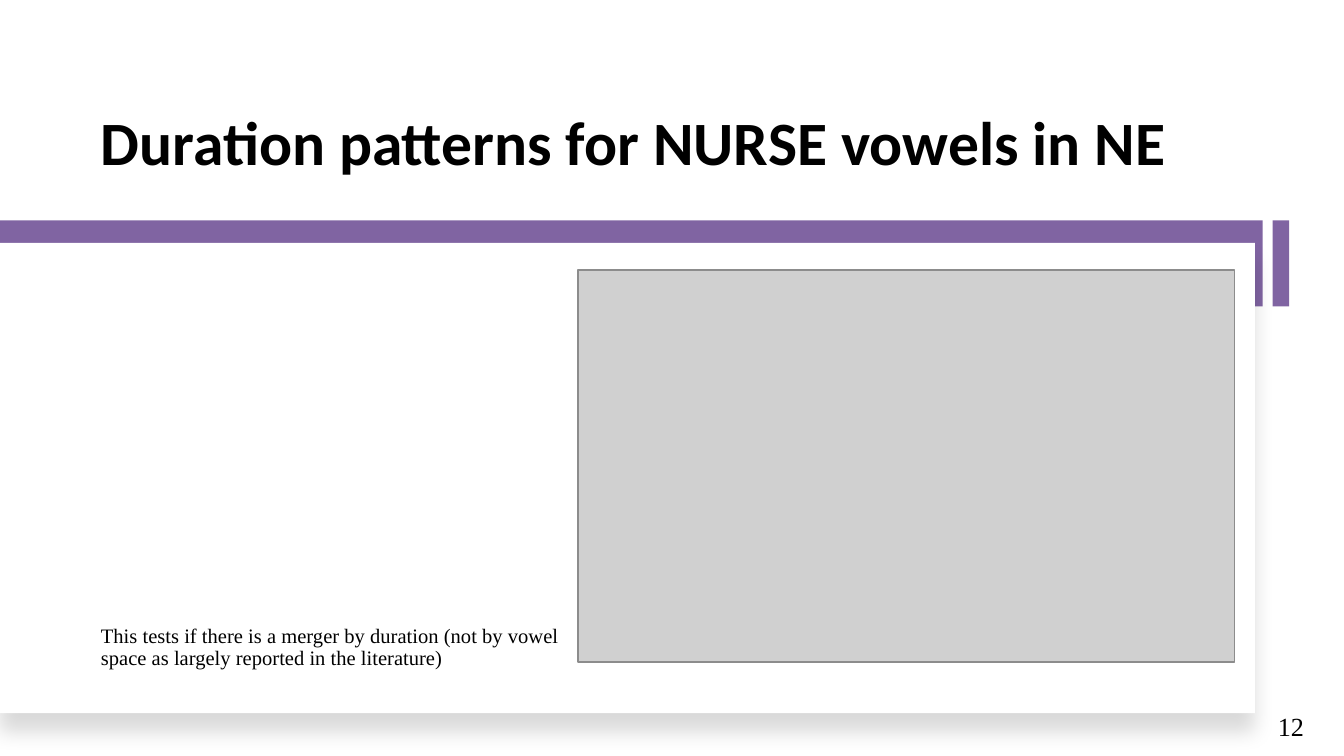
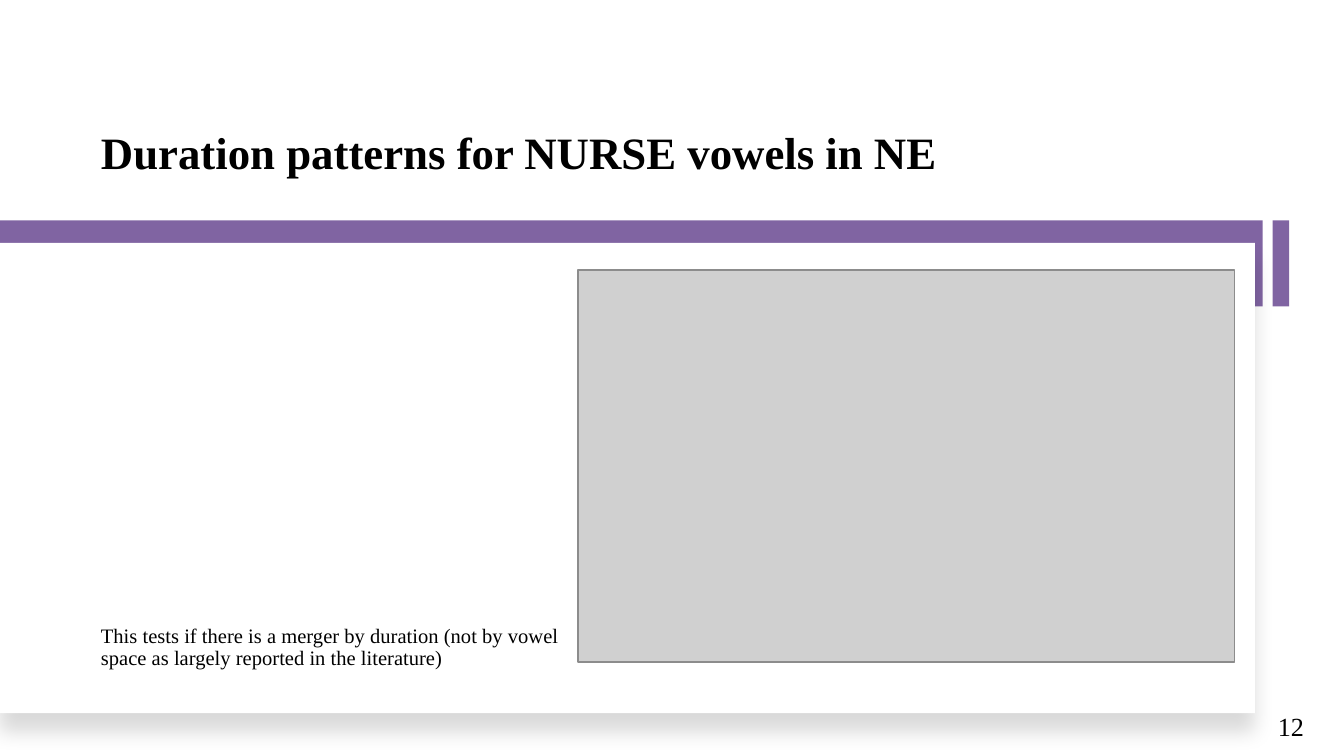
Before and after one commit to ClassOrg-Data-Sci-2024/Computational-mapping-of-NURSE-vowels-in-NE, a slide deck: slide 12 of Presentation.pptx. Drawn at 1344x756 pixels with LibreOffice and Linux fonts; fonts in the diff are those of the drawing; grey boxes stand for pictures. Boxes give left, top, right and bottom in pixels: in the first picture for what was removed or moved away, otherwise in the second. Text is boxed around its words. In the diff, an @@ line names an element or a change of style, - is before the commit and + after.

```diff
--- a/Presentation.pptx
+++ b/Presentation.pptx
@@ title "Duration patterns for NURSE vowels ...": place and size @@
-title "Duration patterns for NURSE vowels ..." at <box>101,121,1166,175</box>
+title "Duration patterns for NURSE vowels ..." at <box>101,137,936,178</box>
@@ title "Duration patterns for NURSE vowels ..." at <box>101,137,936,178</box>: size 33 to 24 pt, font Calibri to Times New Roman @@
```
Also in this commit, not shown: 3 other slides changed.
